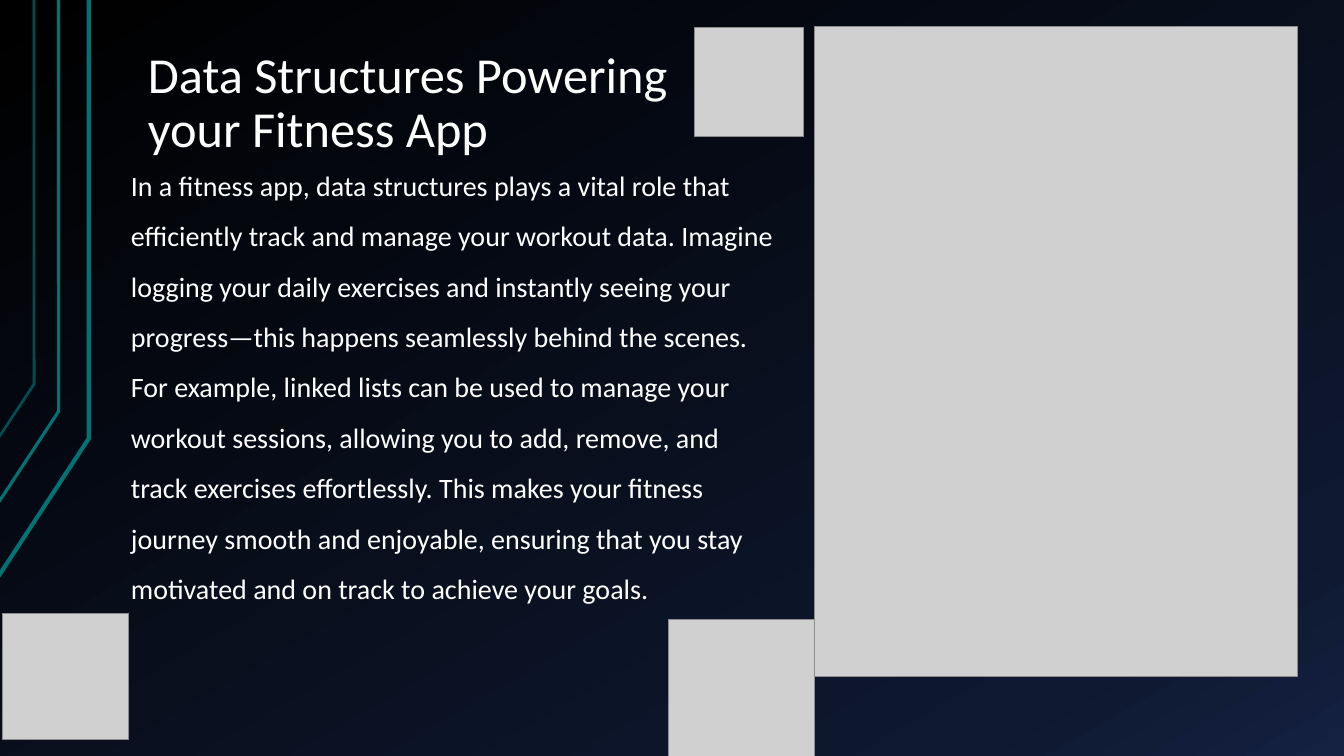
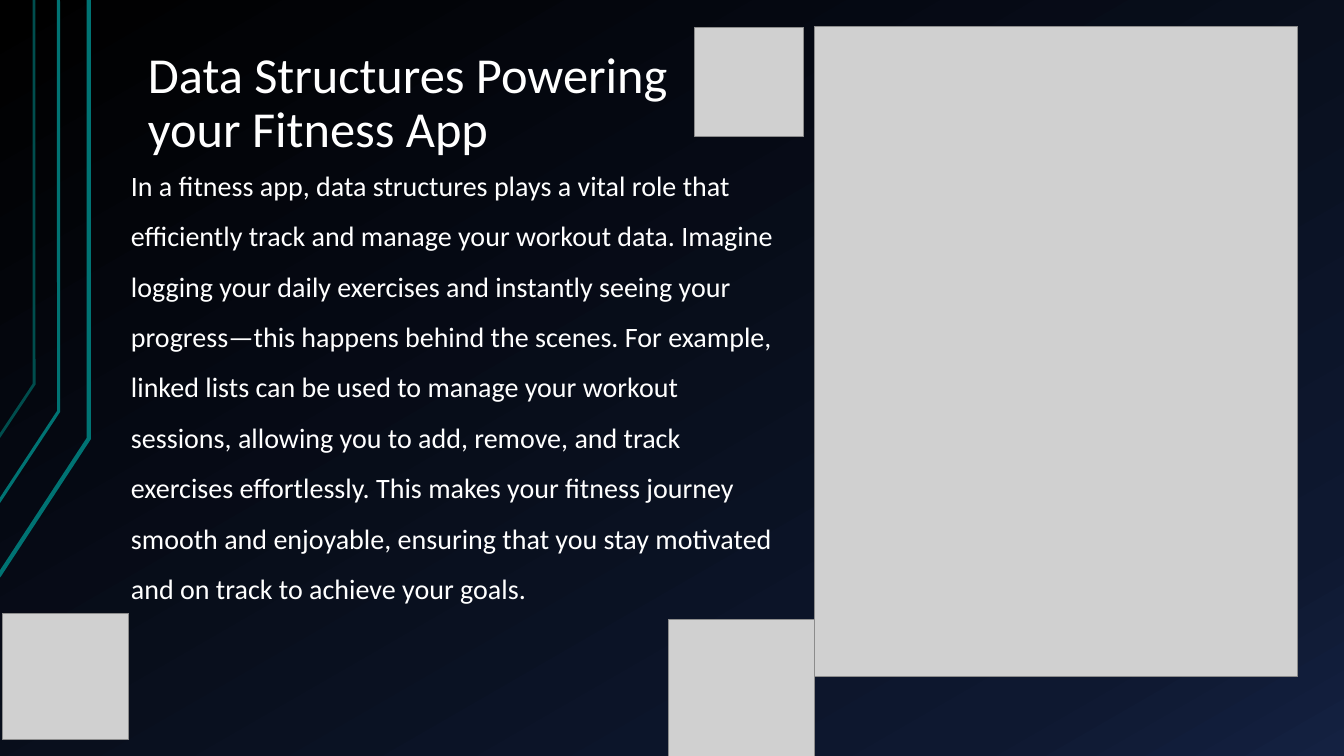
Before and after one commit to tashfin2003/DS_Presentation, a slide deck: slide 5 of How Data Structure power your favourite APP.pptx. Drawn at 1344x756 pixels with LibreOffice and Linux fonts; fonts in the diff are those of the drawing; grey boxes stand for pictures. Boxes give left, top, right and bottom in pixels: in the first picture for what was removed or moved away, otherwise in the second. Text is boxed around its words. In the diff, an @@ line names an element or a change of style, - is before the commit and + after.

```diff
--- a/How Data Structure power your favourite APP.pptx
+++ b/How Data Structure power your favourite APP.pptx
@@ text at (x1=131, y1=176, x2=772, y2=604): text changed @@
-In a fitness app, data structures plays a vital role that efficiently track and manage your workout data. Imagine logging your daily exercises and instantly seeing your progress—this happens seamlessly behind the scenes. For example, linked lists can be used to manage your workout sessions, allowing you to add, remove, and track exercises effortlessly. This makes your fitness journey smooth and enjoyable, ensuring that you stay motivated and on track to achieve your goals.
+In a fitness app, data structures plays a vital role that efficiently track and manage your workout data. Imagine logging your daily exercises and instantly seeing your progress—this happens behind the scenes. For example, linked lists can be used to manage your workout sessions, allowing you to add, remove, and track exercises effortlessly. This makes your fitness journey smooth and enjoyable, ensuring that you stay motivated and on track to achieve your goals.
```
